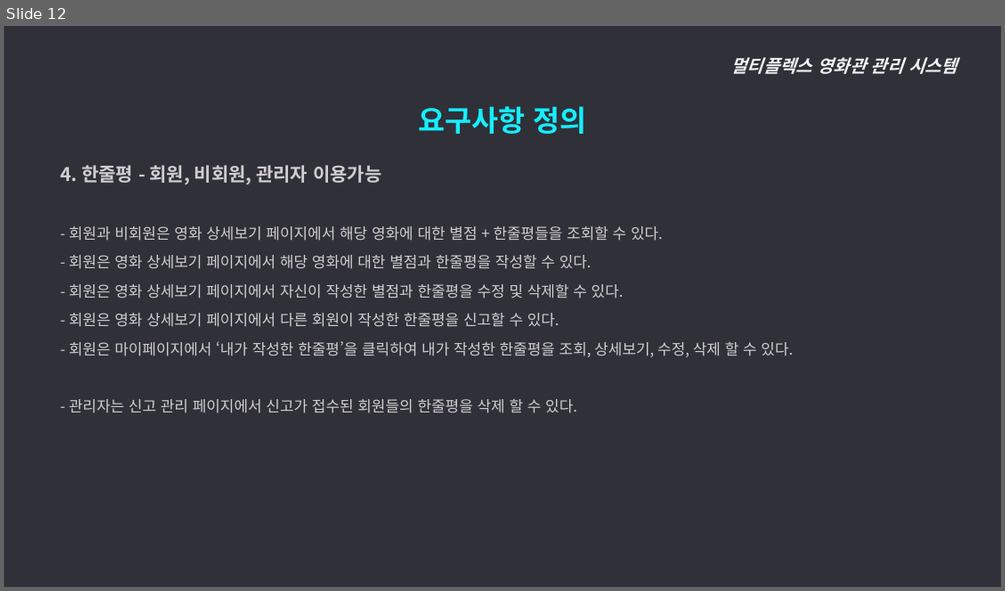
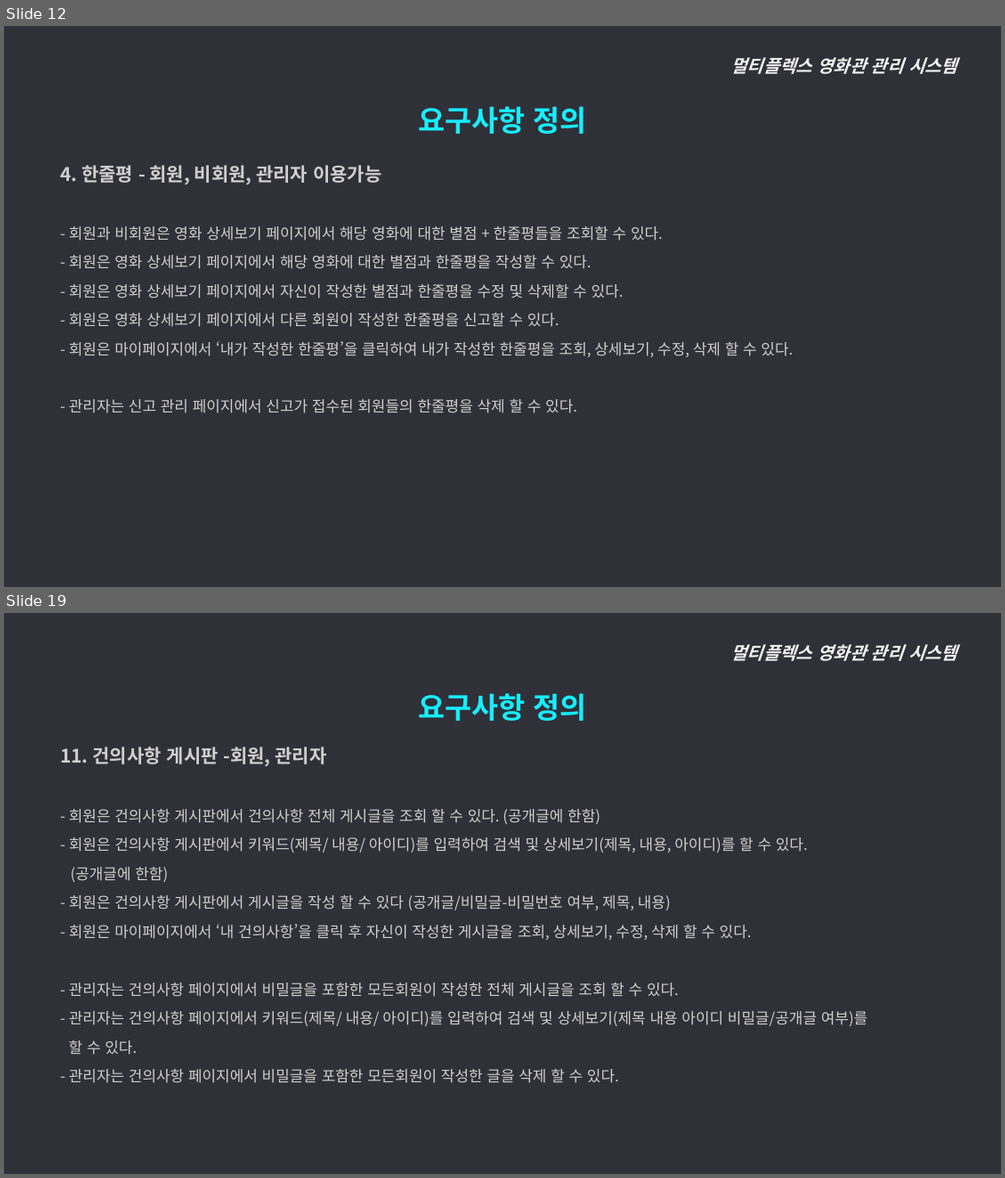
Before and after one commit to ywc-412/MultiplexTeamProject, a slide deck: 2조 시스템개요, 요구사항 정의.pptx. Shown one above the other, each under a label of ours: slide 12 before the commit, slides 12 and 19 after it; the slides between them are not shown. The pictures are 1005x591 and 1005x1178 pixels, drawn with LibreOffice and Linux fonts; fonts in the diff are those of the drawing. Boxes give left, top, right and bottom in pixels: in the first picture for what was removed or moved away, otherwise in the second. Text is boxed around its words. In the diff, an @@ line names an element or a change of style, - is before the commit and + after.

Commit message:
요구사항정의 수정본

```diff
--- a/2조 시스템개요, 요구사항 정의.pptx
+++ b/2조 시스템개요, 요구사항 정의.pptx
@@ slide 19 added at [4,613,1001,1174], background #303038 @@
@@ text added at [731,644,957,661], 17 pt, text #F2F2F2, bold, italic @@
+멀티플렉스 영화관 관리 시스템
@@ text added at [418,693,587,721], 28 pt, text #15EEFF, bold @@
+요구사항 정의
@@ text added at [60,747,867,1083], 14.5 pt, text #D0CECE @@
+  11. 건의사항 게시판 -회원, 관리자
+  - 회원은 건의사항 게시판에서 건의사항 전체 게시글을 조회 할 수 있다. (공개글에 한함)
+  - 회원은 건의사항 게시판에서 키워드(제목/ 내용/ 아이디)를 입력하여 검색 및 상세보기(제목, 내용, 아이디)를 할 수 있다.
+  (공개글에 한함)
+  - 회원은 건의사항 게시판에서 게시글을 작성 할 수 있다 (공개글/비밀글-비밀번호 여부, 제목, 내용)
+  - 회원은 마이페이지에서 ‘내 건의사항’을 클릭 후 자신이 작성한 게시글을 조회, 상세보기, 수정, 삭제 할 수 있다.
+  - 관리자는 건의사항 페이지에서 비밀글을 포함한 모든회원이 작성한 전체 게시글을 조회 할 수 있다.
+  - 관리자는 건의사항 페이지에서 키워드(제목/ 내용/ 아이디)를 입력하여 검색 및 상세보기(제목 내용 아이디 비밀글/공개글 여부)를
+  할 수 있다.
+  - 관리자는 건의사항 페이지에서 비밀글을 포함한 모든회원이 작성한 글을 삭제 할 수 있다.
```
Also in this commit, not shown: 8 slides changed, 4 other slides added.
